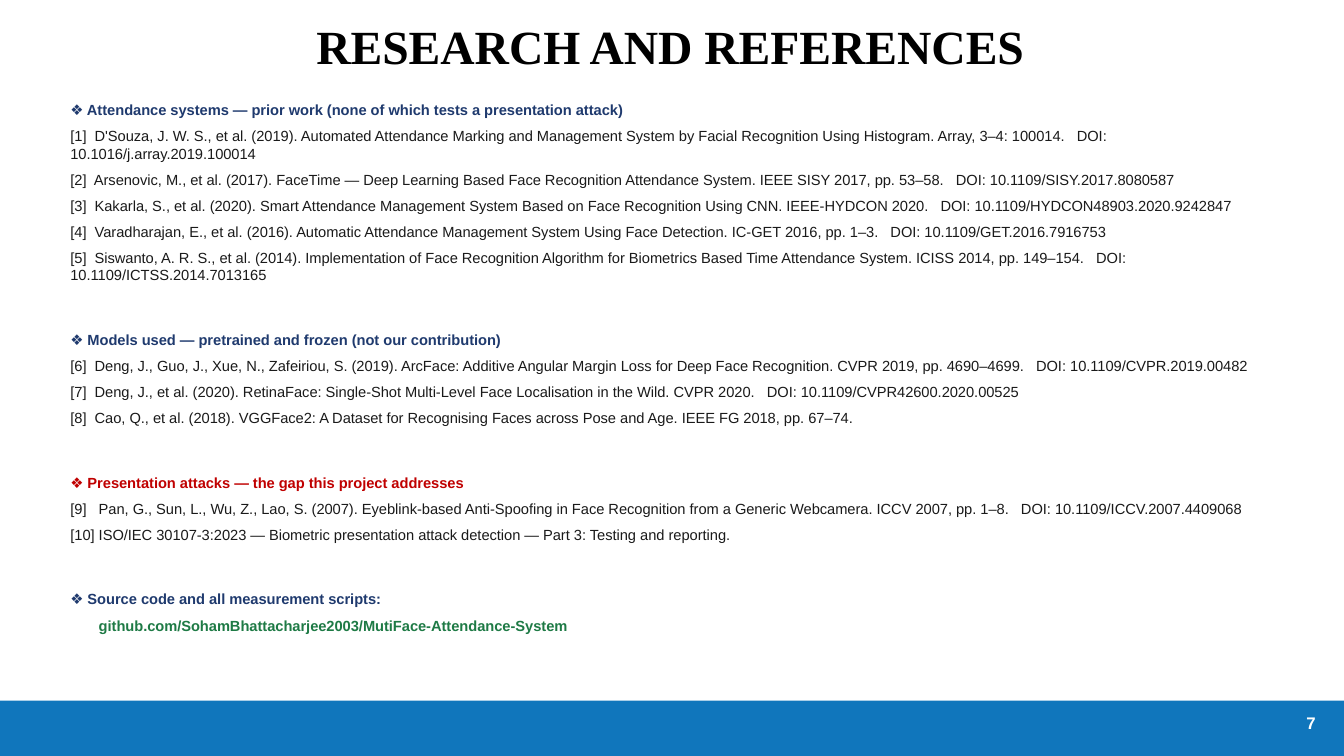
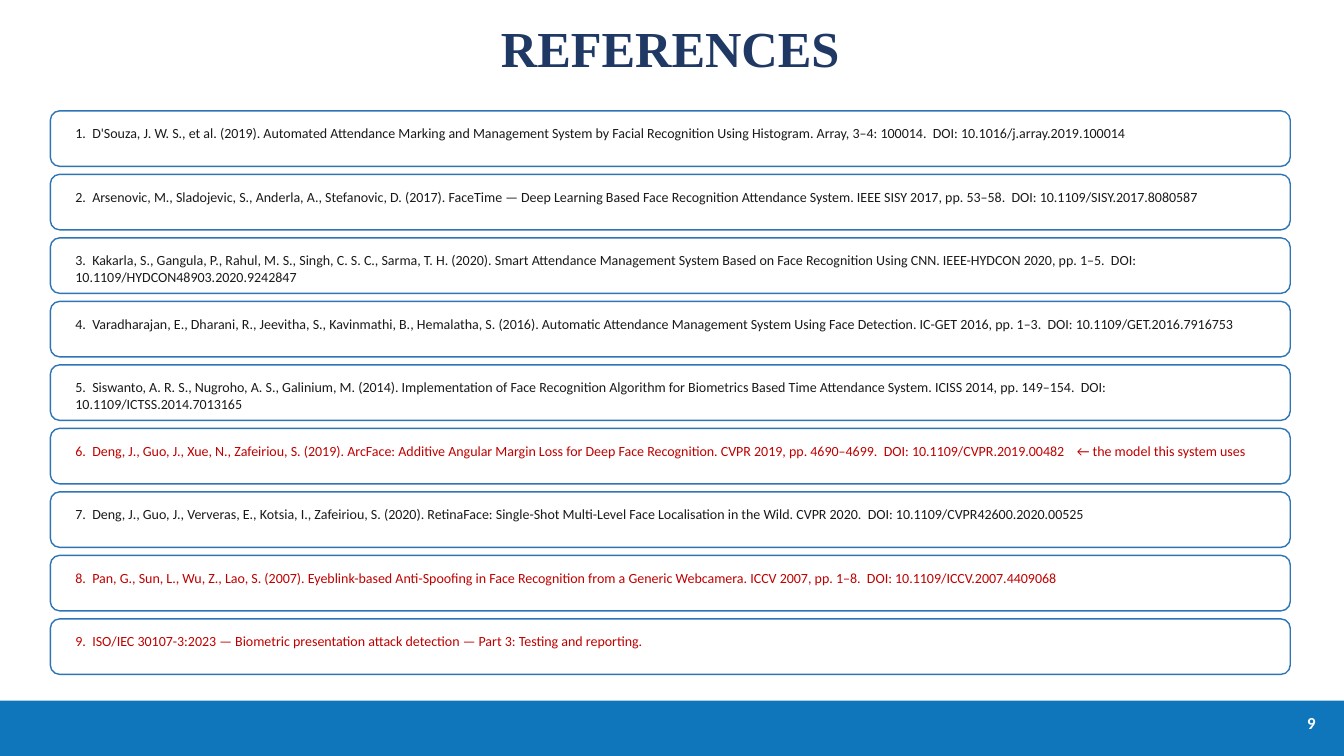
Before and after one commit to SohamBhattacharjee2003/MutiFace-Attendance-System, a slide deck: slide 10 of Server/results/PresenceAI_Presentation.pptx (slide 7 before the commit). Drawn at 1344x756 pixels with LibreOffice and Linux fonts; fonts in the diff are those of the drawing. Boxes give left, top, right and bottom in pixels: in the first picture for what was removed or moved away, otherwise in the second. Text is boxed around its words. In the diff, an @@ line names an element or a change of style, - is before the commit and + after.

```diff
--- a/Server/results/PresenceAI_Presentation.pptx
+++ b/Server/results/PresenceAI_Presentation.pptx
@@ text at [501,33,840,68]: text changed; size 34 to 36 pt; text colour #000000 to #1F3864 @@
-RESEARCH AND REFERENCES
+REFERENCES
@@ rounded rectangle added at [50,111,1291,166], fill #FFFFFF, outline #2E75B6 1 pt @@
@@ text removed at [70,104,1247,634] @@
-❖ Attendance systems — prior work (none of which tests a presentation attack)
-[1] D'Souza, J. W. S., et al. (2019). Automated Attendance Marking and Management System by Facial Recognition Using Histogram. Array, 3–4: 100014. DOI: 10.1016/j.array.2019.100014
-[2] Arsenovic, M., et al. (2017). FaceTime — Deep Learning Based Face Recognition Attendance System. IEEE SISY 2017, pp. 53–58. DOI: 10.1109/SISY.2017.8080587
-[3] Kakarla, S., et al. (2020). Smart Attendance Management System Based on Face Recognition Using CNN. IEEE-HYDCON 2020. DOI: 10.1109/HYDCON48903.2020.9242847
-[4] Varadharajan, E., et al. (2016). Automatic Attendance Management System Using Face Detection. IC-GET 2016, pp. 1–3. DOI: 10.1109/GET.2016.7916753
-[5] Siswanto, A. R. S., et al. (2014). Implementation of Face Recognition Algorithm for Biometrics Based Time Attendance System. ICISS 2014, pp. 149–154. DOI: 10.1109/ICTSS.2014.7013165
-❖ Models used — pretrained and frozen (not our contribution)
-[6] Deng, J., Guo, J., Xue, N., Zafeiriou, S. (2019). ArcFace: Additive Angular Margin Loss for Deep Face Recognition. CVPR 2019, pp. 4690–4699. DOI: 10.1109/CVPR.2019.00482
-[7] Deng, J., et al. (2020). RetinaFace: Single-Shot Multi-Level Face Localisation in the Wild. CVPR 2020. DOI: 10.1109/CVPR42600.2020.00525
-[8] Cao, Q., et al. (2018). VGGFace2: A Dataset for Recognising Faces across Pose and Age. IEEE FG 2018, pp. 67–74.
-❖ Presentation attacks — the gap this project addresses
-[9] Pan, G., Sun, L., Wu, Z., Lao, S. (2007). Eyeblink-based Anti-Spoofing in Face Recognition from a Generic Webcamera. ICCV 2007, pp. 1–8. DOI: 10.1109/ICCV.2007.4409068
-[10] ISO/IEC 30107-3:2023 — Biometric presentation attack detection — Part 3: Testing and reporting.
-❖ Source code and all measurement scripts:
-github.com/SohamBhattacharjee2003/MutiFace-Attendance-System
@@ text added at [75,128,1125,141], 10 pt, text #1A1A1A @@
+1. D'Souza, J. W. S., et al. (2019). Automated Attendance Marking and Management System by Facial Recognition Using Histogram. Array, 3–4: 100014. DOI: 10.1016/j.array.2019.100014
@@ rounded rectangle added at [50,174,1291,230], fill #FFFFFF, outline #2E75B6 1 pt @@
@@ text added at [75,192,1198,205], 10 pt, text #1A1A1A @@
+2. Arsenovic, M., Sladojevic, S., Anderla, A., Stefanovic, D. (2017). FaceTime — Deep Learning Based Face Recognition Attendance System. IEEE SISY 2017, pp. 53–58. DOI: 10.1109/SISY.2017.8080587
@@ rounded rectangle added at [50,238,1291,293], fill #FFFFFF, outline #2E75B6 1 pt @@
@@ text added at [75,255,1136,283], 10 pt, text #1A1A1A @@
+3. Kakarla, S., Gangula, P., Rahul, M. S., Singh, C. S. C., Sarma, T. H. (2020). Smart Attendance Management System Based on Face Recognition Using CNN. IEEE-HYDCON 2020, pp. 1–5. DOI: 10.1109/HYDCON48903.2020.9242847
@@ rounded rectangle added at [50,301,1291,357], fill #FFFFFF, outline #2E75B6 1 pt @@
@@ text added at [75,319,1233,332], 10 pt, text #1A1A1A @@
+4. Varadharajan, E., Dharani, R., Jeevitha, S., Kavinmathi, B., Hemalatha, S. (2016). Automatic Attendance Management System Using Face Detection. IC-GET 2016, pp. 1–3. DOI: 10.1109/GET.2016.7916753
@@ rounded rectangle added at [50,365,1291,420], fill #FFFFFF, outline #2E75B6 1 pt @@
@@ text added at [75,382,1106,410], 10 pt, text #1A1A1A @@
+5. Siswanto, A. R. S., Nugroho, A. S., Galinium, M. (2014). Implementation of Face Recognition Algorithm for Biometrics Based Time Attendance System. ICISS 2014, pp. 149–154. DOI: 10.1109/ICTSS.2014.7013165
@@ rounded rectangle added at [50,429,1291,484], fill #FFFFFF, outline #2E75B6 1 pt @@
@@ text added at [75,446,1245,459], 10 pt, text #C00000 @@
+6. Deng, J., Guo, J., Xue, N., Zafeiriou, S. (2019). ArcFace: Additive Angular Margin Loss for Deep Face Recognition. CVPR 2019, pp. 4690–4699. DOI: 10.1109/CVPR.2019.00482 ← the model this system uses
@@ rounded rectangle added at [50,492,1291,547], fill #FFFFFF, outline #2E75B6 1 pt @@
@@ text added at [75,509,1084,522], 10 pt, text #1A1A1A @@
+7. Deng, J., Guo, J., Ververas, E., Kotsia, I., Zafeiriou, S. (2020). RetinaFace: Single-Shot Multi-Level Face Localisation in the Wild. CVPR 2020. DOI: 10.1109/CVPR42600.2020.00525
@@ rounded rectangle added at [50,556,1291,611], fill #FFFFFF, outline #2E75B6 1 pt @@
@@ text added at [75,573,1056,586], 10 pt, text #C00000 @@
+8. Pan, G., Sun, L., Wu, Z., Lao, S. (2007). Eyeblink-based Anti-Spoofing in Face Recognition from a Generic Webcamera. ICCV 2007, pp. 1–8. DOI: 10.1109/ICCV.2007.4409068
@@ rounded rectangle added at [50,619,1291,675], fill #FFFFFF, outline #2E75B6 1 pt @@
@@ text added at [75,636,642,649], 10 pt, text #C00000 @@
+9. ISO/IEC 30107-3:2023 — Biometric presentation attack detection — Part 3: Testing and reporting.
@@ text at [1307,718,1315,729]: text changed; font Arial to Calibri @@
-7
+9
```
Also in this commit, not shown: 3 other slides changed, 7 slides added, 3 slides removed, 6 other files.
